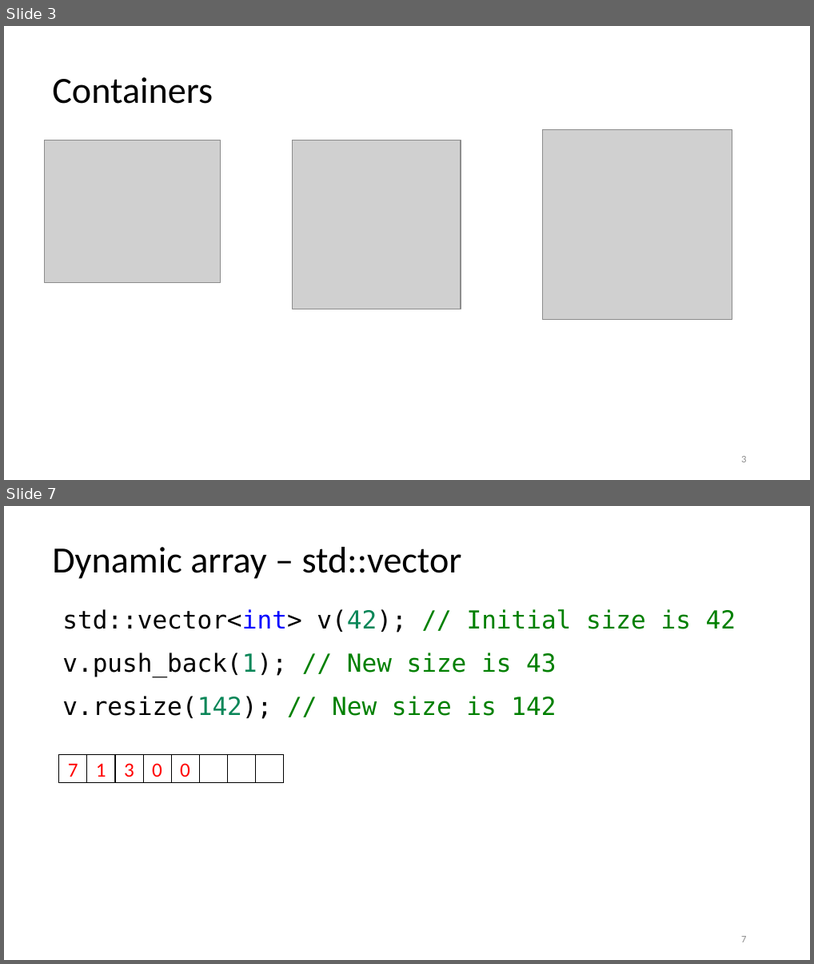
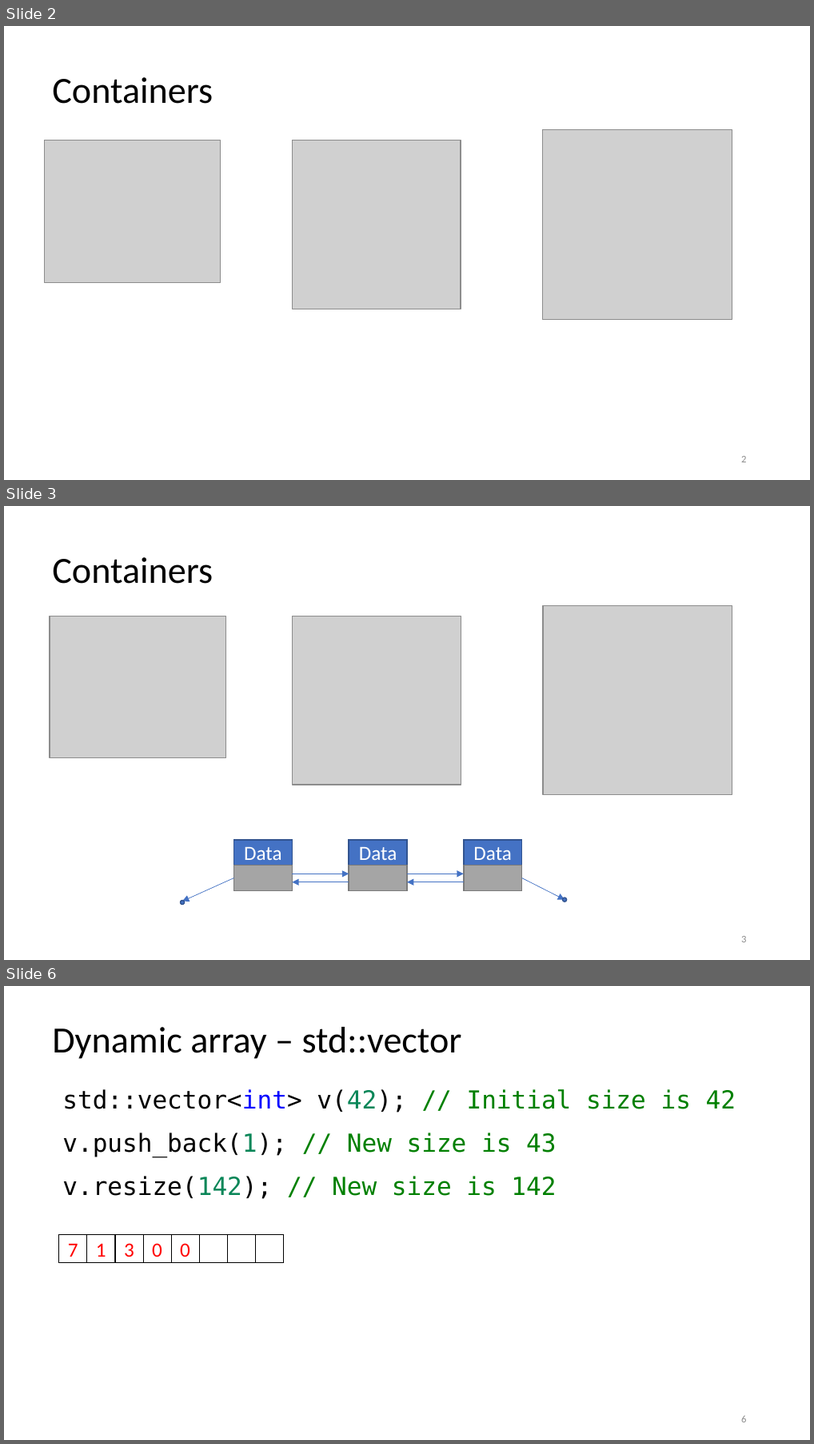
Before and after one commit to rarutyun/cpp-courses, a slide deck: 03_containrers_and_initialization/03_containers.pptx. Shown one above the other, each under a label of ours: slides 3 and 7 before the commit, slides 2, 3 and 6 after it; the slides between them are not shown. The pictures are 814x964 and 814x1444 pixels, drawn with LibreOffice and Linux fonts; fonts in the diff are those of the drawing; grey boxes stand for pictures. Boxes give left, top, right and bottom in pixels: in the first picture for what was removed or moved away, otherwise in the second. Text is boxed around its words. In the diff, an @@ line names an element or a change of style, - is before the commit and + after.

```diff
--- a/03_containrers_and_initialization/03_containers.pptx
+++ b/03_containrers_and_initialization/03_containers.pptx
@@ slide 3 added at [4,506,810,960], background #FFFFFF @@
@@ title added at [52,557,213,584], 33 pt, text #000000 @@
+Containers
@@ picture added at [50,616,226,757] @@
@@ picture added at [292,616,461,784] @@
@@ picture added at [543,605,733,795] @@
@@ rectangle added at [234,840,292,865], fill #4472C4, outline #325491 1 pt, 18 pt, text #FFFFFF @@
+Data
@@ rectangle added at [349,840,407,865], fill #4472C4, outline #325491 1 pt, 18 pt, text #FFFFFF @@
+Data
@@ rectangle added at [464,840,522,865], fill #4472C4, outline #325491 1 pt, 18 pt, text #FFFFFF @@
+Data
@@ rectangle added at [234,865,292,890], fill #A5A5A5, outline #7A7A7A 1 pt @@
@@ rectangle added at [349,865,407,890], fill #A5A5A5, outline #7A7A7A 1 pt @@
@@ rectangle added at [464,865,522,890], fill #A5A5A5, outline #7A7A7A 1 pt @@
@@ arrow added from (234, 878) to (182, 901), #4472C4 0.5 pt @@
@@ arrow added from (292, 874) to (349, 874), #4472C4 0.5 pt @@
@@ arrow added from (349, 882) to (292, 882), #4472C4 0.5 pt @@
@@ arrow added from (407, 874) to (464, 874), #4472C4 0.5 pt @@
@@ arrow added from (464, 882) to (407, 882), #4472C4 0.5 pt @@
@@ arrow added from (522, 878) to (565, 900), #4472C4 0.5 pt @@
@@ ellipse added at [181,900,185,904], fill #4472C4, outline #325491 1 pt @@
@@ ellipse added at [563,897,567,901], fill #4472C4, outline #325491 1 pt @@
@@ page number added at [742,936,746,942], 9 pt, text #8C8C8C @@
+3
@@ what was slide 3 is now slide 2 @@
@@ what was slide 7 is now slide 6 @@
@@ page number at [742,1415,746,1422]: text changed @@
-7
+6
```
Also in this commit, not shown: 14 slides changed, 1 other slide added, 2 slides removed.
